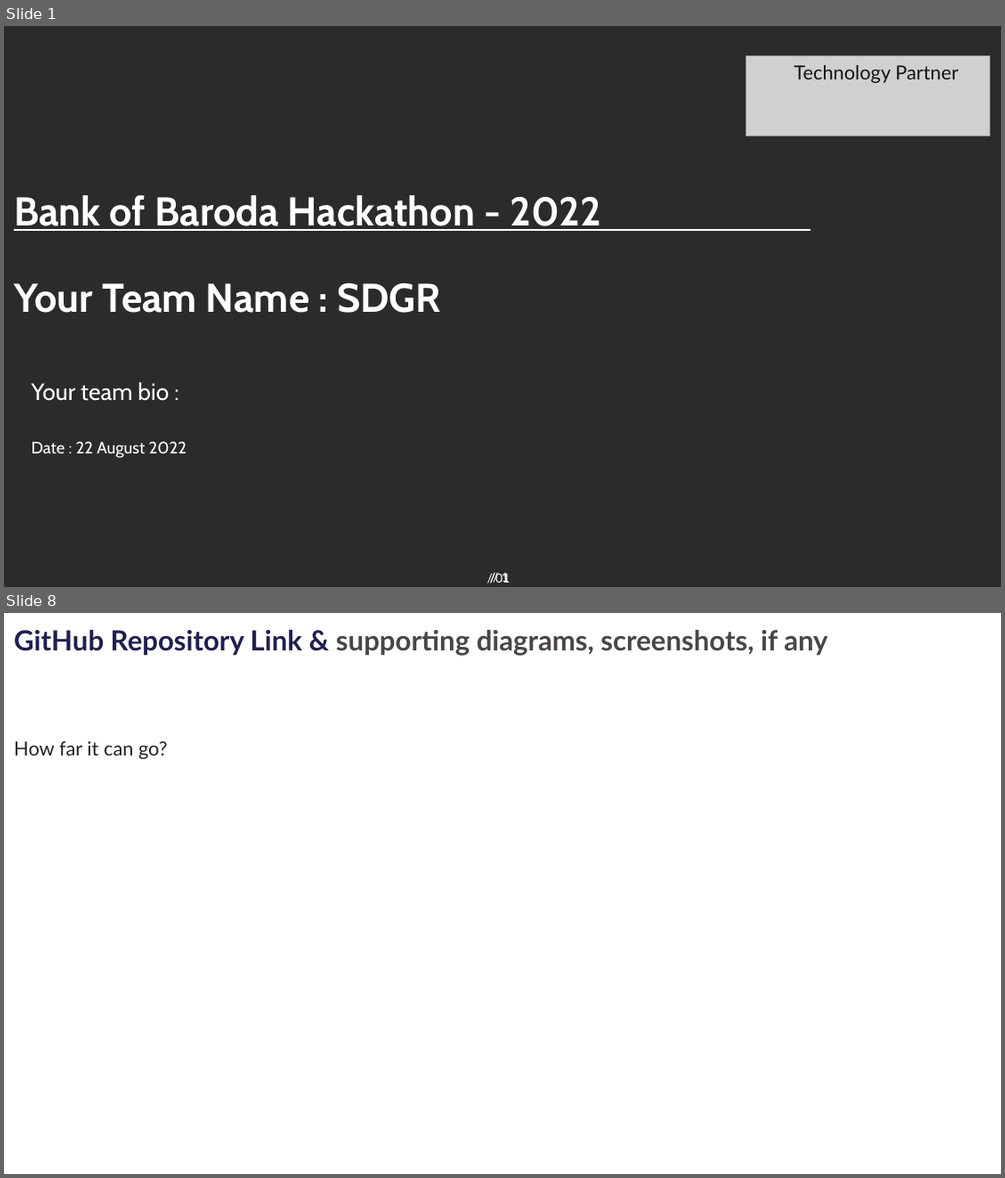
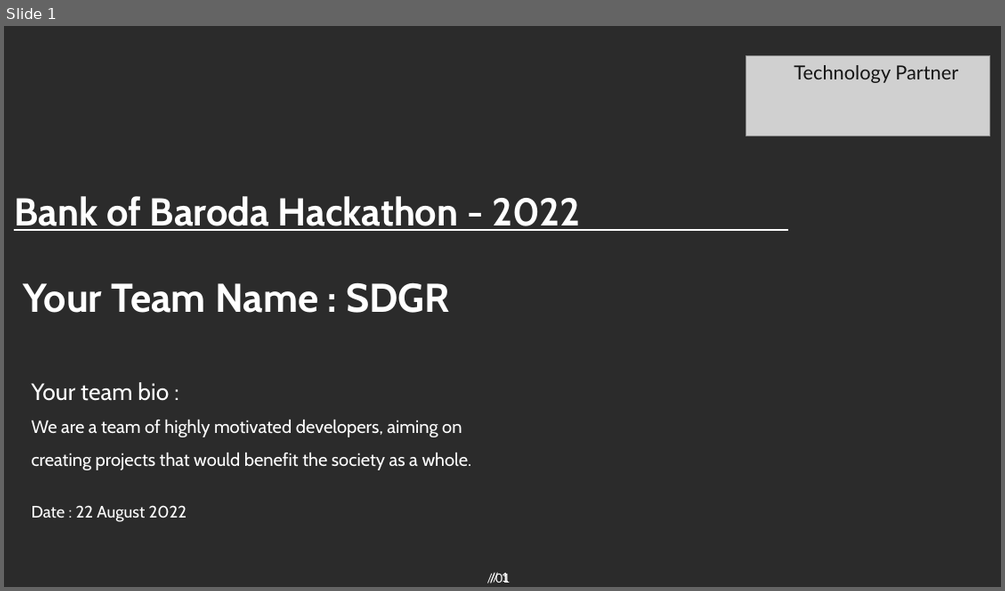
Before and after one commit to dikshabhambri/paycheck, a slide deck: idea/BOB_template.pptx. Shown one above the other, each under a label of ours: slides 1 and 8 before the commit, slide 1 after it; the slides between them are not shown. The pictures are 1005x1178 and 1005x591 pixels, drawn with LibreOffice and Linux fonts; fonts in the diff are those of the drawing; grey boxes stand for pictures; background and template pictures are left out; a plain dark background stands for a picture behind light text. Boxes give left, top, right and bottom in pixels: in the first picture for what was removed or moved away, otherwise in the second. Text is boxed around its words. In the diff, an @@ line names an element or a change of style, - is before the commit and + after.

```diff
--- a/idea/BOB_template.pptx
+++ b/idea/BOB_template.pptx
@@ slide 8 removed at (x1=4, y1=613, x2=1001, y2=1174), background #FFFFFF; not listed: 2 template elements that a slide beside it also shows @@
@@ text removed at (x1=14, y1=630, x2=827, y2=656) @@
-GitHub Repository Link & supporting diagrams, screenshots, if any
@@ text removed at (x1=14, y1=741, x2=168, y2=759) @@
-How far it can go?
@@ slide 1 changed as well @@
@@ title "Bank of Baroda Hackathon - ..." at (x1=14, y1=196, x2=581, y2=231): size 29 to 28 pt @@
@@ text "Your Team Name : SDGR" moved from (x1=14, y1=283, x2=441, y2=313) to (x1=23, y1=283, x2=450, y2=313) @@
@@ text at (x1=32, y1=419, x2=472, y2=470): paragraph added @@
+We are a team of highly motivated developers, aiming on creating projects that would benefit the society as a whole.
```
Also in this commit, not shown: 1 other slide changed, 8 slides added, 6 other slides removed, 1 other file.
